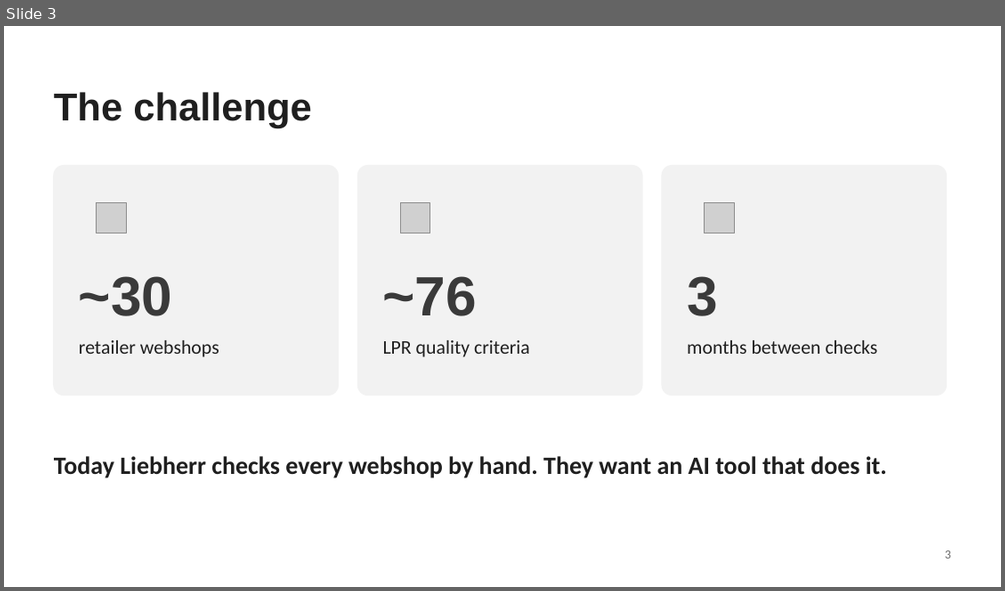
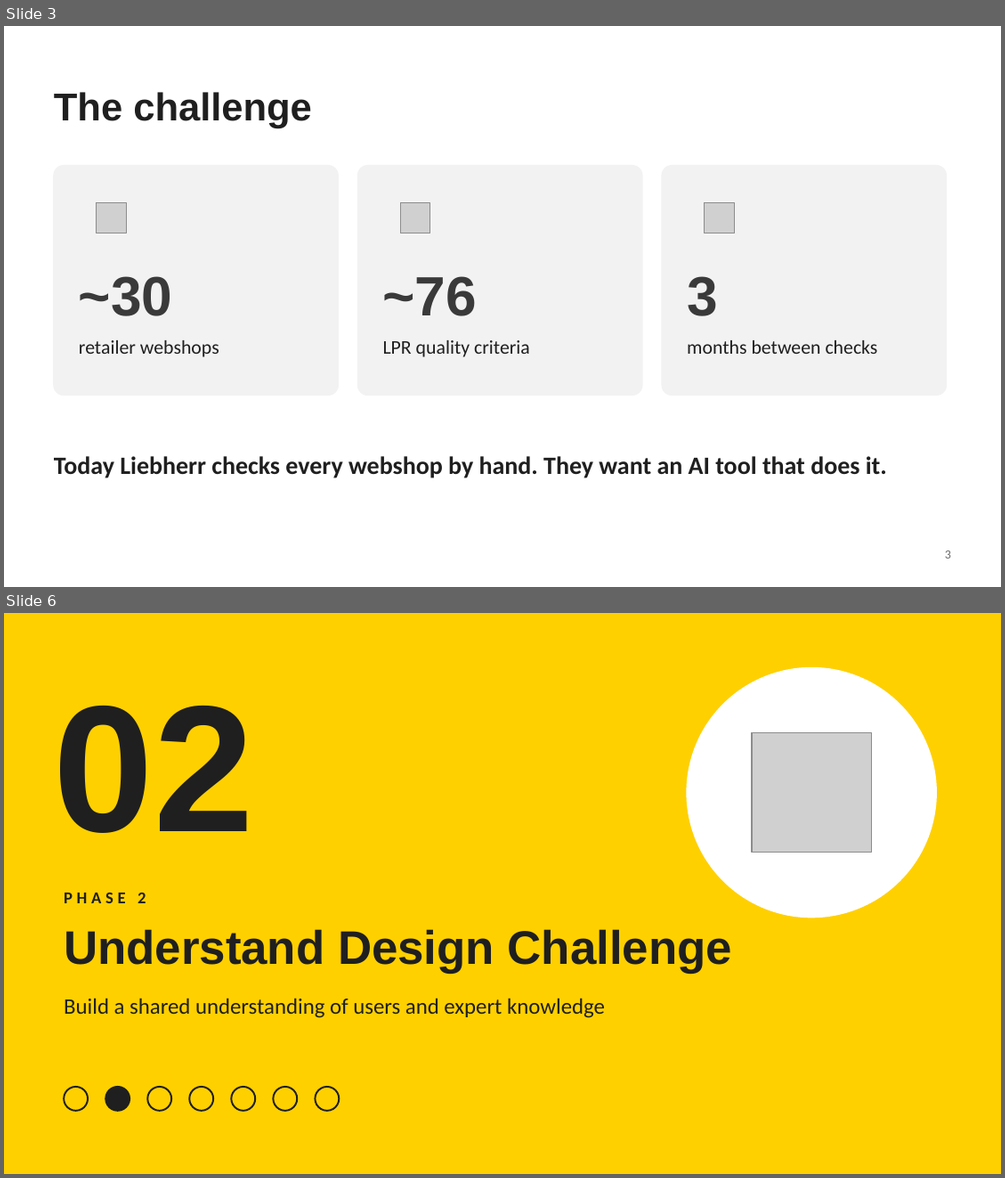
Before and after one commit to niv1999/liebherr-hackathon-2026, a slide deck: Liebherr5_DesignThinking_Journey.pptx. Shown one above the other, each under a label of ours: slide 3 before the commit, slides 3 and 6 after it; the slides between them are not shown. The pictures are 1005x591 and 1005x1178 pixels, drawn with LibreOffice and Linux fonts; fonts in the diff are those of the drawing; grey boxes stand for pictures. Boxes give left, top, right and bottom in pixels: in the first picture for what was removed or moved away, otherwise in the second. Text is boxed around its words. In the diff, an @@ line names an element or a change of style, - is before the commit and + after.

```diff
--- a/Liebherr5_DesignThinking_Journey.pptx
+++ b/Liebherr5_DesignThinking_Journey.pptx
@@ slide 6 added at (4, 613, 1001, 1174), background #FFD000 @@
@@ ellipse added at (687, 668, 936, 917), fill #FFFFFF, outline #FFFFFF 1 pt @@
@@ text added at (54, 706, 254, 833), 130 pt, text #1F1F1F, bold @@
+02
@@ picture added at (752, 732, 871, 852) @@
@@ text added at (64, 892, 146, 903), 12 pt, text #1F1F1F, bold @@
+PHASE 2
@@ text added at (64, 929, 732, 973), 34 pt, text #1F1F1F, bold @@
+Understand Design Challenge
@@ text added at (64, 997, 605, 1018), 16 pt, text #1F1F1F @@
+Build a shared understanding of users and expert knowledge
@@ ellipse added at (64, 1086, 88, 1111), fill #FFD000, outline #1F1F1F 1.25 pt @@
@@ ellipse added at (105, 1086, 129, 1111), fill #1F1F1F, outline #1F1F1F 1.25 pt @@
@@ ellipse added at (147, 1086, 171, 1111), fill #FFD000, outline #1F1F1F 1.25 pt @@
@@ ellipse added at (189, 1086, 213, 1111), fill #FFD000, outline #1F1F1F 1.25 pt @@
@@ ellipse added at (231, 1086, 255, 1111), fill #FFD000, outline #1F1F1F 1.25 pt @@
@@ ellipse added at (273, 1086, 297, 1111), fill #FFD000, outline #1F1F1F 1.25 pt @@
@@ ellipse added at (315, 1086, 339, 1111), fill #FFD000, outline #1F1F1F 1.25 pt @@
```
Also in this commit, not shown: 16 slides changed, 4 other slides added, 1 other file.
